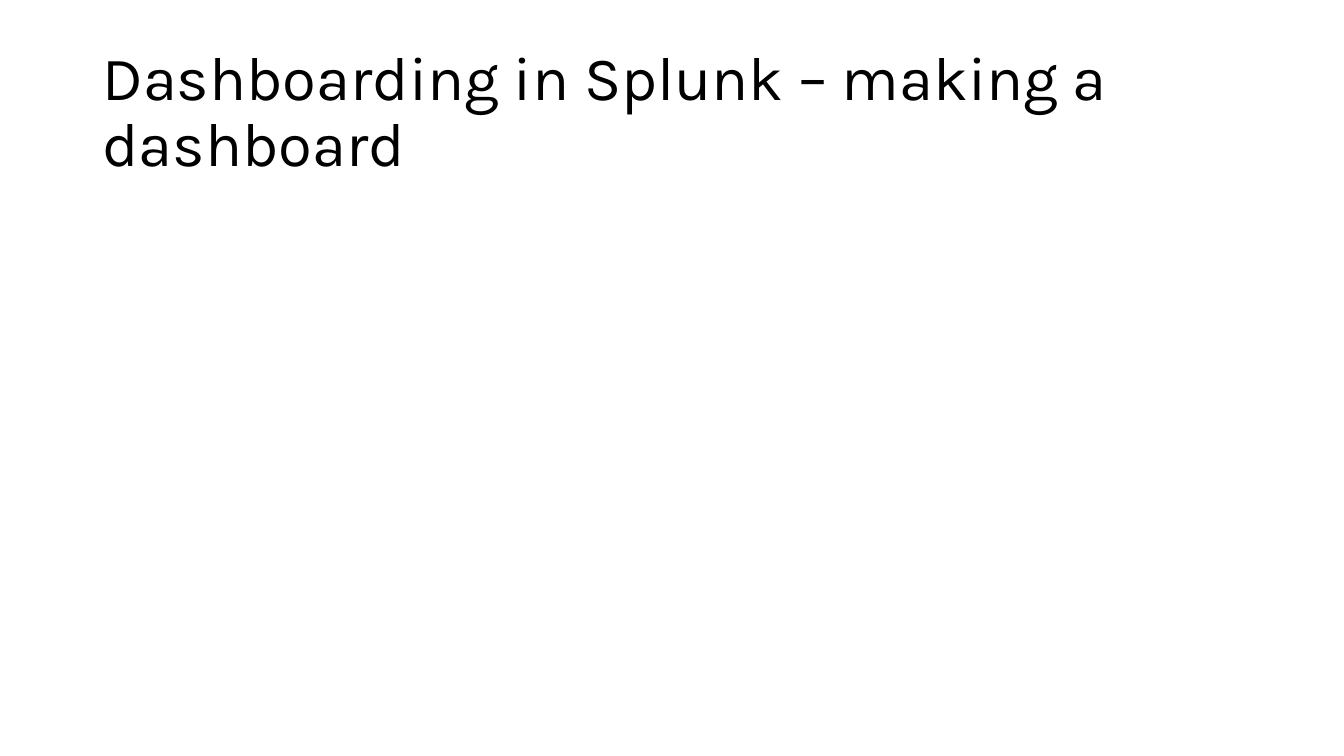
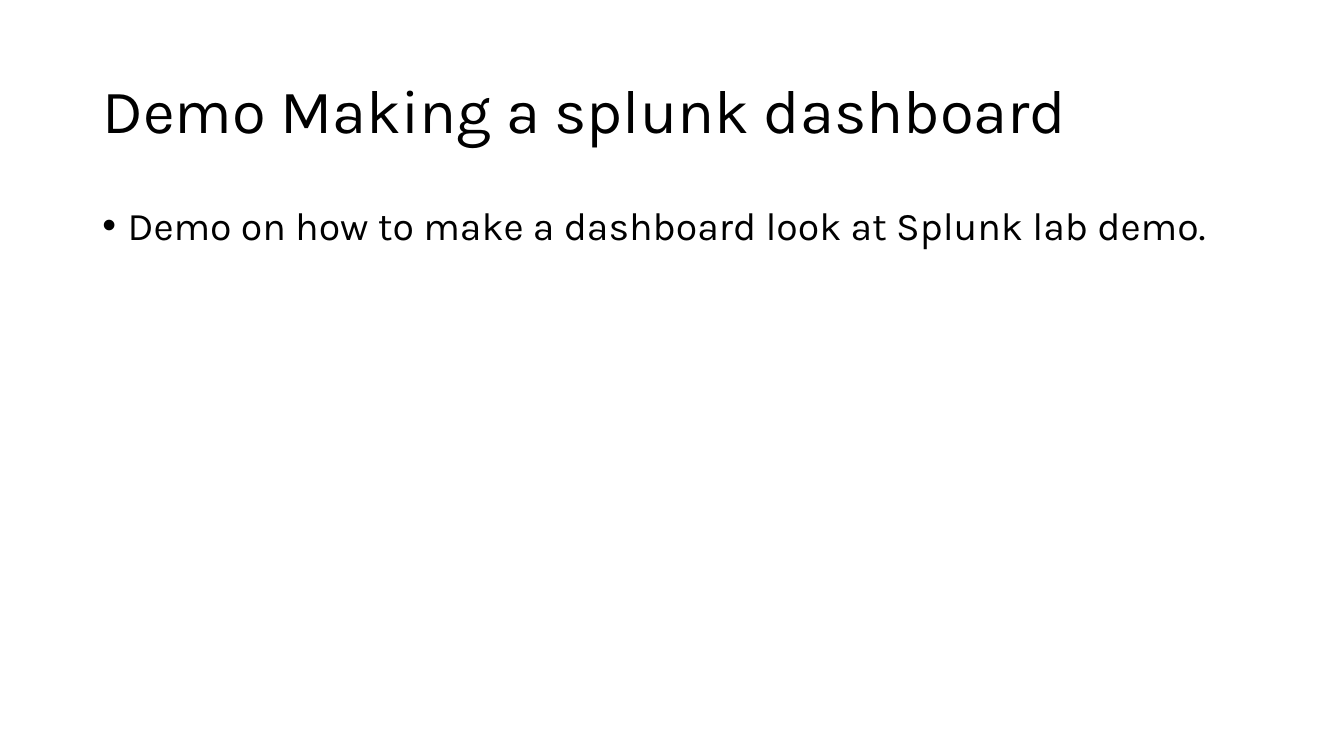
Before and after one commit to G1useppe/65sch00l, a slide deck: slide 20 of host/Splunk/Training Cell - Conversion course - Splunk.pptx (slide 8 before the commit). Drawn at 1344x756 pixels with LibreOffice and Linux fonts; fonts in the diff are those of the drawing. Boxes give left, top, right and bottom in pixels: in the first picture for what was removed or moved away, otherwise in the second. Text is boxed around its words. In the diff, an @@ line names an element or a change of style, - is before the commit and + after.

Commit message:
Splunk

```diff
--- a/host/Splunk/Training Cell - Conversion course - Splunk.pptx
+++ b/host/Splunk/Training Cell - Conversion course - Splunk.pptx
@@ title at [102, 90, 1067, 148]: text changed @@
-Dashboarding in Splunk – making a dashboard
+Demo Making a splunk dashboard
@@ text added at [128, 213, 1205, 250], 28 pt, text #000000 @@
+• Demo on how to make a dashboard look at Splunk lab demo.
```
Also in this commit, not shown: 3 other slides changed, 12 slides added, 4 slides removed, 1 other file.
